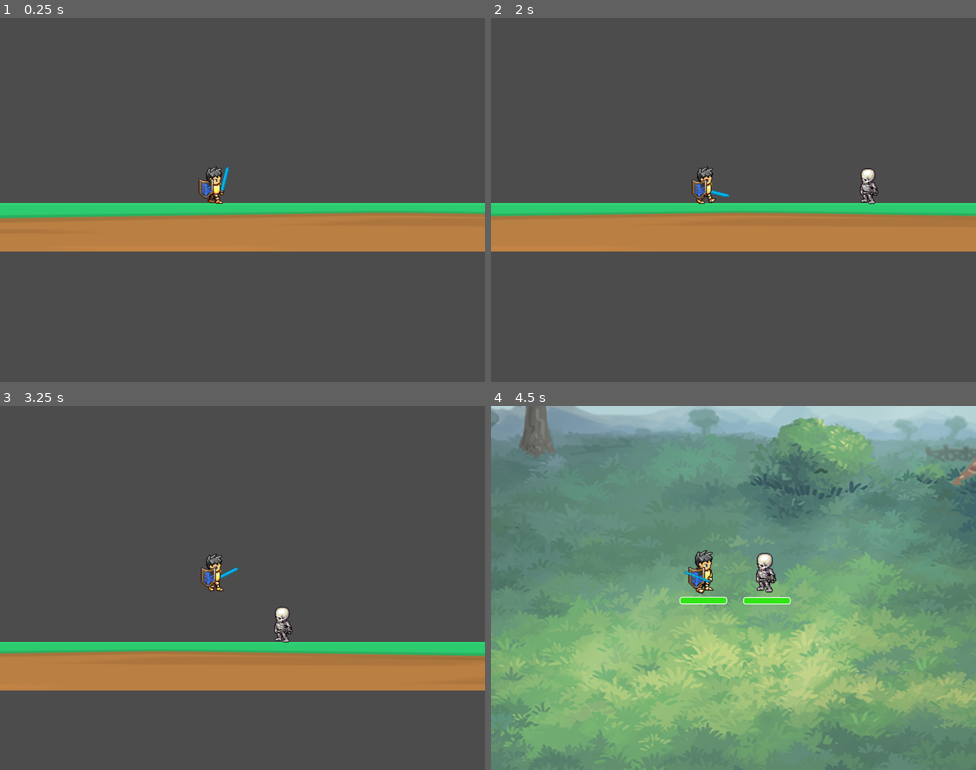
Above: before the commit, frames 1-4 (two rows, left to right).
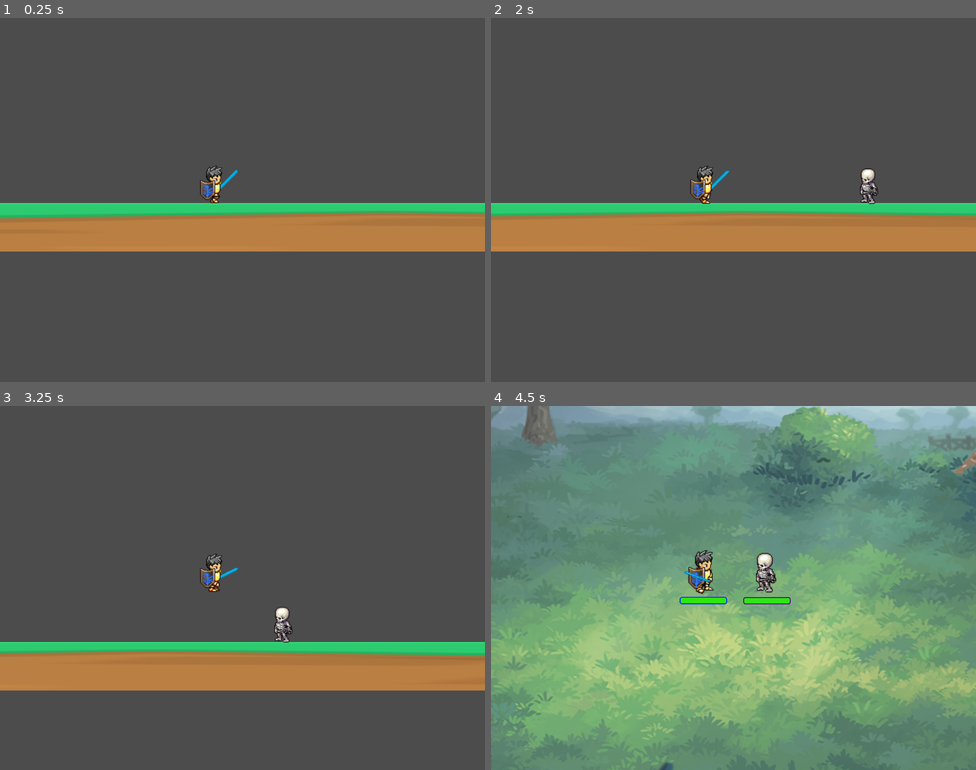
Above: after the commit, the same moments.

Repository: MarcoVeloso/projetos
Game: Godot game, scene res://Game.tscn
The game is run twice, just before and just after one commit, with the same random seed, the same clock (stepped at 60 frames per second) and the same inputs.
Inputs:
- Up to frame 1 (0.25 s): no input
- Up to frame 2 (2 s): tap Up (jump) at 0.77, 1.52 s
- Up to frame 3 (3.25 s): tap Up (jump) at 3.02 s
- Up to frame 4 (4.5 s): tap Up (jump) at 3.77 s

The runs differ from the first frame. In frame 1, 0.4% of the frame differs, in the area x 40-50%, y 40-52%; in frame 2, 0.4%; in frame 3, 0.2%; in frame 4, 19%, in the area x 0-100%, y 0-100%.

Commit message:
Battle code isolado

Diff:
--- /dev/null
+++ b/platinit/Battle.gd
@@ -0,0 +1,73 @@
+extends Node
+
+func battle(hero, enemy):
+
+	## BATTLE PREPARATIONS ##
+	update_HPBars(hero, enemy)
+	hero.speed = 0
+	hero.position.x = enemy.position.x - 40
+
+	hero.get_node("Sprite").animation = "stand"
+	enemy.get_node("Sprite").animation = "stand"
+	hero.get_node("HPBar").visible = true
+	enemy.get_node("HPBar").visible = true
+
+	hero.get_node("Camera/Animation").play("zoom")
+	hero.get_node("Camera/BattleBG/Animation").play("show")
+
+	yield(hero.get_node("Camera/Animation"), "animation_finished")
+
+
+	## BATTLE LOOP ##
+	var hero_turn = true
+	var battling = true
+
+	while battling:
+		if (hero_turn):
+			battling = yield(attack(hero, enemy),"completed")
+		else:
+			battling = yield(attack(enemy, hero),"completed")
+
+		hero_turn = !hero_turn
+
+
+	## BATTLE END ##
+	if (hero_turn):
+		hero.queue_free()
+	else:
+		hero.get_node("Camera/BattleBG/Animation").play_backwards("show")
+		hero.get_node("Camera/Animation").play_backwards("zoom")
+		hero.get_node("HPBar").visible = false
+
+		enemy.queue_free()
+		hero.get_node("Sprite").animation = "walk"
+		hero.speed = 100
+
+
+func attack(attacker, attacked):
+	var continue_battle = true
+
+	attacker.get_node("Sprite").play("attack")
+	attacked.current_hp -= attacker.attack_power
+
+	yield(get_tree().create_timer(0.3),"timeout")
+	update_HPBars(attacker, attacked)
+
+	if (attacked.current_hp > 0):
+		attacked.get_node("Sprite/Animation").play("hit")
+	else:
+		attacked.get_node("Sprite").play("lose")
+		continue_battle = false
+
+	yield(get_tree().create_timer(2),"timeout")
+
+	attacker.get_node("Sprite").play("stand")
+
+	return continue_battle
+
+
+func update_HPBars(hero, enemy):
+	hero.get_node("HPBar").max_value = hero.total_hp
+	enemy.get_node("HPBar").max_value = enemy.total_hp
+	hero.get_node("HPBar").value = hero.current_hp
+	enemy.get_node("HPBar").value = enemy.current_hp
--- a/platinit/Enemy.gd
+++ b/platinit/Enemy.gd
@@ -3,8 +3,6 @@
 export var total_hp = 8
 export var current_hp = 8
 export var attack_power = 2
-
-onready var hero = get_node("/root/Game/Hero")
 
 #func _ready():
 #	pass
@@ -13,80 +11,6 @@
 #func _process(delta):
 #	pass
 
-
 func _on_Enemy_body_entered(body):
 	if (body.name == "Hero"):
-		battle_start()
-
-
-func battle_start():
-	update_HPBars()
-	hero.speed = 0
-	hero.position.x = self.position.x - 40
-
-	hero.get_node("Sprite").animation = "stand"
-	self.get_node("Sprite").animation = "stand"
-	hero.get_node("HPBar").visible = true
-	self.get_node("HPBar").visible = true
-
-	hero.get_node("Camera/Animation").play("zoom")
-	hero.get_node("Camera/BattleBG/Animation").play("show")
-
-	yield(hero.get_node("Camera/Animation"), "animation_finished")
-
-	battle_loop()
-
-
-func battle_loop():
-	var hero_attacking = false
-	var battling = true
-
-	while battling:
-		hero_attacking = !hero_attacking
-
-		if (hero_attacking):
-			battling = yield(attack(hero, self),"completed")
-		else:
-			battling = yield(attack(self, hero),"completed")
-
-
-	battle_end()
-
-
-func attack(attacker, attacked):
-	var continue_battle = true
-
-	attacker.get_node("Sprite").play("attack")
-	attacked.current_hp -= attacker.attack_power
-
-	yield(get_tree().create_timer(0.3),"timeout")
-	update_HPBars()
-
-	if (attacked.current_hp > 0):
-		attacked.get_node("Sprite/Animation").play("hit")
-	else:
-		attacked.get_node("Sprite").play("lose")
-		continue_battle = false
-
-	yield(get_tree().create_timer(2),"timeout")
-
-	attacker.get_node("Sprite").play("stand")
-
-	return continue_battle
-
-
-func update_HPBars():
-	hero.get_node("HPBar").max_value = hero.total_hp
-	self.get_node("HPBar").max_value = self.total_hp
-	hero.get_node("HPBar").value = hero.current_hp
-	self.get_node("HPBar").value = self.current_hp
-
-
-func battle_end():
-	hero.get_node("Camera/BattleBG/Animation").play_backwards("show")
-	hero.get_node("Camera/Animation").play_backwards("zoom")
-	hero.get_node("HPBar").visible = false
-
-	self.queue_free()
-	hero.get_node("Sprite").animation = "walk"
-	hero.speed = 100
+		Battle.battle(body, self)
--- a/platinit/Enemy.tscn
+++ b/platinit/Enemy.tscn
@@ -17,36 +17,6 @@
 flags = 4
 atlas = ExtResource( 1 )
 region = Rect2( 128, 1088, 64, 64 )
-
-[sub_resource type="AtlasTexture" id=12]
-flags = 4
-atlas = ExtResource( 1 )
-region = Rect2( 0, 1280, 64, 64 )
-
-[sub_resource type="AtlasTexture" id=13]
-flags = 4
-atlas = ExtResource( 1 )
-region = Rect2( 64, 1280, 64, 64 )
-
-[sub_resource type="AtlasTexture" id=14]
-flags = 4
-atlas = ExtResource( 1 )
-region = Rect2( 128, 1280, 64, 64 )
-
-[sub_resource type="AtlasTexture" id=15]
-flags = 4
-atlas = ExtResource( 1 )
-region = Rect2( 192, 1280, 64, 64 )
-
-[sub_resource type="AtlasTexture" id=16]
-flags = 4
-atlas = ExtResource( 1 )
-region = Rect2( 256, 1280, 64, 64 )
-
-[sub_resource type="AtlasTexture" id=17]
-flags = 4
-atlas = ExtResource( 1 )
-region = Rect2( 320, 1280, 64, 64 )
 
 [sub_resource type="AtlasTexture" id=21]
 flags = 4
@@ -83,17 +53,42 @@
 atlas = ExtResource( 1 )
 region = Rect2( 384, 1600, 192, 64 )
 
+[sub_resource type="AtlasTexture" id=12]
+flags = 4
+atlas = ExtResource( 1 )
+region = Rect2( 0, 1280, 64, 64 )
+
+[sub_resource type="AtlasTexture" id=13]
+flags = 4
+atlas = ExtResource( 1 )
+region = Rect2( 64, 1280, 64, 64 )
+
+[sub_resource type="AtlasTexture" id=14]
+flags = 4
+atlas = ExtResource( 1 )
+region = Rect2( 128, 1280, 64, 64 )
+
+[sub_resource type="AtlasTexture" id=15]
+flags = 4
+atlas = ExtResource( 1 )
+region = Rect2( 192, 1280, 64, 64 )
+
+[sub_resource type="AtlasTexture" id=16]
+flags = 4
+atlas = ExtResource( 1 )
+region = Rect2( 256, 1280, 64, 64 )
+
+[sub_resource type="AtlasTexture" id=17]
+flags = 4
+atlas = ExtResource( 1 )
+region = Rect2( 320, 1280, 64, 64 )
+
 [sub_resource type="SpriteFrames" id=1]
 animations = [ {
 "frames": [ SubResource( 6 ), SubResource( 7 ), SubResource( 8 ), SubResource( 7 ) ],
 "loop": true,
 "name": "wait",
 "speed": 4.0
-}, {
-"frames": [ SubResource( 12 ), SubResource( 13 ), SubResource( 14 ), SubResource( 15 ), SubResource( 16 ), SubResource( 17 ) ],
-"loop": false,
-"name": "lose",
-"speed": 7.0
 }, {
 "frames": [ SubResource( 21 ), SubResource( 22 ), SubResource( 23 ), SubResource( 24 ), SubResource( 25 ), SubResource( 20 ), SubResource( 21 ) ],
 "loop": false,
@@ -104,6 +99,11 @@
 "loop": false,
 "name": "stand",
 "speed": 5.0
+}, {
+"frames": [ SubResource( 12 ), SubResource( 13 ), SubResource( 14 ), SubResource( 15 ), SubResource( 16 ), SubResource( 17 ) ],
+"loop": false,
+"name": "lose",
+"speed": 7.0
 } ]
 
 [sub_resource type="Animation" id=32]
@@ -147,8 +147,7 @@
 border_width_top = 1
 border_width_right = 1
 border_width_bottom = 1
-border_color = Color( 1, 1, 1, 1 )
-border_blend = true
+border_color = Color( 0.290196, 0.027451, 0.505882, 1 )
 corner_radius_top_left = 2
 corner_radius_top_right = 2
 corner_radius_bottom_right = 2
@@ -160,8 +159,7 @@
 border_width_top = 1
 border_width_right = 1
 border_width_bottom = 1
-border_color = Color( 1, 1, 1, 1 )
-border_blend = true
+border_color = Color( 0.290196, 0.027451, 0.505882, 1 )
 corner_radius_top_left = 2
 corner_radius_top_right = 2
 corner_radius_bottom_right = 2
@@ -196,5 +194,4 @@
 value = 100.0
 percent_visible = false
 
-[connection signal="battle_start" from="." to="." method="_on_Enemy_battle_start"]
 [connection signal="body_entered" from="." to="." method="_on_Enemy_body_entered"]
--- a/platinit/Game.tscn
+++ b/platinit/Game.tscn
@@ -1,8 +1,39 @@
-[gd_scene load_steps=4 format=2]
+[gd_scene load_steps=6 format=2]
 
 [ext_resource path="res://Hero.tscn" type="PackedScene" id=1]
 [ext_resource path="res://Floor.tscn" type="PackedScene" id=2]
 [ext_resource path="res://Enemy.tscn" type="PackedScene" id=4]
+
+[sub_resource type="Animation" id=1]
+resource_name = "RESET"
+length = 0.001
+tracks/0/type = "value"
+tracks/0/path = NodePath(".:position")
+tracks/0/interp = 1
+tracks/0/loop_wrap = true
+tracks/0/imported = false
+tracks/0/enabled = true
+tracks/0/keys = {
+"times": PoolRealArray( 0 ),
+"transitions": PoolRealArray( 1 ),
+"update": 0,
+"values": [ Vector2( 0, 0 ) ]
+}
+
+[sub_resource type="Animation" id=2]
+resource_name = "hit"
+tracks/0/type = "value"
+tracks/0/path = NodePath(".:position")
+tracks/0/interp = 1
+tracks/0/loop_wrap = true
+tracks/0/imported = false
+tracks/0/enabled = true
+tracks/0/keys = {
+"times": PoolRealArray( 0, 0.1, 0.2, 0.3, 0.4, 0.5, 0.6, 0.7, 0.8, 0.9, 1 ),
+"transitions": PoolRealArray( 1, 1, 1, 1, 1, 1, 1, 1, 1, 1, 1 ),
+"update": 0,
+"values": [ Vector2( 0, 0 ), Vector2( 5, 0 ), Vector2( -5, 0 ), Vector2( 5, 0 ), Vector2( -5, 0 ), Vector2( 3, 0 ), Vector2( -3, 0 ), Vector2( 2, 0 ), Vector2( -2, 0 ), Vector2( 1, 0 ), Vector2( -1, 0 ) ]
+}
 
 [node name="Game" type="Node2D"]
 
@@ -16,8 +47,15 @@
 [node name="Enemy" parent="." groups=["enemy"] instance=ExtResource( 4 )]
 position = Vector2( 700, 507 )
 
-[node name="Enemy2" parent="." groups=["enemy"] instance=ExtResource( 4 )]
-position = Vector2( 1000, 507 )
+[node name="Mini" parent="." groups=["enemy"] instance=ExtResource( 4 )]
+position = Vector2( 1000, 516 )
+scale = Vector2( 0.7, 0.7 )
+
+[node name="Animation" parent="Mini/Sprite" index="0"]
+anims/RESET = SubResource( 1 )
+anims/hit = SubResource( 2 )
 
 [connection signal="body_exited" from="Enemy" to="Enemy" method="_on_Enemy_body_exited"]
-[connection signal="body_exited" from="Enemy2" to="Enemy2" method="_on_Enemy_body_exited"]
+[connection signal="body_exited" from="Mini" to="Mini" method="_on_Enemy_body_exited"]
+
+[editable path="Mini"]
--- a/platinit/Hero.tscn
+++ b/platinit/Hero.tscn
@@ -4,6 +4,81 @@
 [ext_resource path="res://Hero.gd" type="Script" id=2]
 [ext_resource path="res://assets/hero_new.png" type="Texture" id=3]
 
+[sub_resource type="AtlasTexture" id=22]
+flags = 4
+atlas = ExtResource( 3 )
+region = Rect2( 384, 1984, 192, 64 )
+
+[sub_resource type="AtlasTexture" id=23]
+flags = 4
+atlas = ExtResource( 3 )
+region = Rect2( 576, 1984, 192, 64 )
+
+[sub_resource type="AtlasTexture" id=24]
+flags = 4
+atlas = ExtResource( 3 )
+region = Rect2( 768, 1984, 192, 64 )
+
+[sub_resource type="AtlasTexture" id=25]
+flags = 4
+atlas = ExtResource( 3 )
+region = Rect2( 960, 1984, 192, 64 )
+
+[sub_resource type="AtlasTexture" id=20]
+flags = 4
+atlas = ExtResource( 3 )
+region = Rect2( 0, 1984, 192, 64 )
+
+[sub_resource type="AtlasTexture" id=21]
+flags = 4
+atlas = ExtResource( 3 )
+region = Rect2( 192, 1984, 192, 64 )
+
+[sub_resource type="AtlasTexture" id=30]
+flags = 4
+atlas = ExtResource( 3 )
+region = Rect2( 384, 1984, 192, 64 )
+
+[sub_resource type="AtlasTexture" id=12]
+flags = 4
+atlas = ExtResource( 3 )
+region = Rect2( 64, 704, 64, 64 )
+
+[sub_resource type="AtlasTexture" id=13]
+flags = 4
+atlas = ExtResource( 3 )
+region = Rect2( 128, 704, 64, 64 )
+
+[sub_resource type="AtlasTexture" id=14]
+flags = 4
+atlas = ExtResource( 3 )
+region = Rect2( 192, 704, 64, 64 )
+
+[sub_resource type="AtlasTexture" id=15]
+flags = 4
+atlas = ExtResource( 3 )
+region = Rect2( 256, 704, 64, 64 )
+
+[sub_resource type="AtlasTexture" id=16]
+flags = 4
+atlas = ExtResource( 3 )
+region = Rect2( 320, 704, 64, 64 )
+
+[sub_resource type="AtlasTexture" id=17]
+flags = 4
+atlas = ExtResource( 3 )
+region = Rect2( 384, 704, 64, 64 )
+
+[sub_resource type="AtlasTexture" id=18]
+flags = 4
+atlas = ExtResource( 3 )
+region = Rect2( 448, 704, 64, 64 )
+
+[sub_resource type="AtlasTexture" id=19]
+flags = 4
+atlas = ExtResource( 3 )
+region = Rect2( 512, 704, 64, 64 )
+
 [sub_resource type="AtlasTexture" id=33]
 flags = 4
 atlas = ExtResource( 3 )
@@ -33,94 +108,9 @@
 flags = 4
 atlas = ExtResource( 3 )
 region = Rect2( 320, 1280, 64, 64 )
-
-[sub_resource type="AtlasTexture" id=12]
-flags = 4
-atlas = ExtResource( 3 )
-region = Rect2( 64, 704, 64, 64 )
-
-[sub_resource type="AtlasTexture" id=13]
-flags = 4
-atlas = ExtResource( 3 )
-region = Rect2( 128, 704, 64, 64 )
-
-[sub_resource type="AtlasTexture" id=14]
-flags = 4
-atlas = ExtResource( 3 )
-region = Rect2( 192, 704, 64, 64 )
-
-[sub_resource type="AtlasTexture" id=15]
-flags = 4
-atlas = ExtResource( 3 )
-region = Rect2( 256, 704, 64, 64 )
-
-[sub_resource type="AtlasTexture" id=16]
-flags = 4
-atlas = ExtResource( 3 )
-region = Rect2( 320, 704, 64, 64 )
-
-[sub_resource type="AtlasTexture" id=17]
-flags = 4
-atlas = ExtResource( 3 )
-region = Rect2( 384, 704, 64, 64 )
-
-[sub_resource type="AtlasTexture" id=18]
-flags = 4
-atlas = ExtResource( 3 )
-region = Rect2( 448, 704, 64, 64 )
-
-[sub_resource type="AtlasTexture" id=19]
-flags = 4
-atlas = ExtResource( 3 )
-region = Rect2( 512, 704, 64, 64 )
-
-[sub_resource type="AtlasTexture" id=22]
-flags = 4
-atlas = ExtResource( 3 )
-region = Rect2( 384, 1984, 192, 64 )
-
-[sub_resource type="AtlasTexture" id=23]
-flags = 4
-atlas = ExtResource( 3 )
-region = Rect2( 576, 1984, 192, 64 )
-
-[sub_resource type="AtlasTexture" id=24]
-flags = 4
-atlas = ExtResource( 3 )
-region = Rect2( 768, 1984, 192, 64 )
-
-[sub_resource type="AtlasTexture" id=25]
-flags = 4
-atlas = ExtResource( 3 )
-region = Rect2( 960, 1984, 192, 64 )
-
-[sub_resource type="AtlasTexture" id=20]
-flags = 4
-atlas = ExtResource( 3 )
-region = Rect2( 0, 1984, 192, 64 )
-
-[sub_resource type="AtlasTexture" id=21]
-flags = 4
-atlas = ExtResource( 3 )
-region = Rect2( 192, 1984, 192, 64 )
-
-[sub_resource type="AtlasTexture" id=30]
-flags = 4
-atlas = ExtResource( 3 )
-region = Rect2( 384, 1984, 192, 64 )
 
 [sub_resource type="SpriteFrames" id=1]
 animations = [ {
-"frames": [ SubResource( 33 ), SubResource( 34 ), SubResource( 35 ), SubResource( 36 ), SubResource( 37 ), SubResource( 38 ) ],
-"loop": false,
-"name": "lose",
-"speed": 7.0
-}, {
-"frames": [ SubResource( 12 ), SubResource( 13 ), SubResource( 14 ), SubResource( 15 ), SubResource( 16 ), SubResource( 17 ), SubResource( 18 ), SubResource( 19 ) ],
-"loop": true,
-"name": "walk",
-"speed": 7.0
-}, {
 "frames": [ SubResource( 22 ), SubResource( 23 ), SubResource( 24 ), SubResource( 25 ), SubResource( 20 ), SubResource( 21 ), SubResource( 22 ) ],
 "loop": false,
 "name": "attack",
@@ -130,6 +120,16 @@
 "loop": false,
 "name": "stand",
 "speed": 5.0
+}, {
+"frames": [ SubResource( 12 ), SubResource( 13 ), SubResource( 14 ), SubResource( 15 ), SubResource( 16 ), SubResource( 17 ), SubResource( 18 ), SubResource( 19 ) ],
+"loop": true,
+"name": "walk",
+"speed": 7.0
+}, {
+"frames": [ SubResource( 33 ), SubResource( 34 ), SubResource( 35 ), SubResource( 36 ), SubResource( 37 ), SubResource( 38 ) ],
+"loop": false,
+"name": "lose",
+"speed": 7.0
 } ]
 
 [sub_resource type="Animation" id=32]
@@ -247,8 +247,7 @@
 border_width_top = 1
 border_width_right = 1
 border_width_bottom = 1
-border_color = Color( 1, 1, 1, 1 )
-border_blend = true
+border_color = Color( 0, 0.188235, 0.992157, 1 )
 corner_radius_top_left = 2
 corner_radius_top_right = 2
 corner_radius_bottom_right = 2
@@ -260,8 +259,7 @@
 border_width_top = 1
 border_width_right = 1
 border_width_bottom = 1
-border_color = Color( 1, 1, 1, 1 )
-border_blend = true
+border_color = Color( 0, 0.188235, 0.992157, 1 )
 corner_radius_top_left = 2
 corner_radius_top_right = 2
 corner_radius_bottom_right = 2
@@ -276,7 +274,7 @@
 [node name="Sprite" type="AnimatedSprite" parent="."]
 frames = SubResource( 1 )
 animation = "walk"
-frame = 3
+frame = 1
 playing = true
 offset = Vector2( -36, 0 )
 
@@ -300,10 +298,10 @@
 
 [node name="BattleBG" type="TextureRect" parent="Camera"]
 modulate = Color( 1, 1, 1, 0 )
-margin_left = -201.0
-margin_top = -152.0
-margin_right = 199.0
-margin_bottom = 152.0
+margin_left = -198.0
+margin_top = -165.0
+margin_right = 202.0
+margin_bottom = 139.0
 texture = ExtResource( 1 )
 expand = true
 stretch_mode = 4
--- a/platinit/project.godot
+++ b/platinit/project.godot
@@ -13,6 +13,10 @@
 config/name="Platinit"
 run/main_scene="res://Game.tscn"
 config/icon="res://icon.png"
+
+[autoload]
+
+Battle="*res://Battle.gd"
 
 [display]
 
